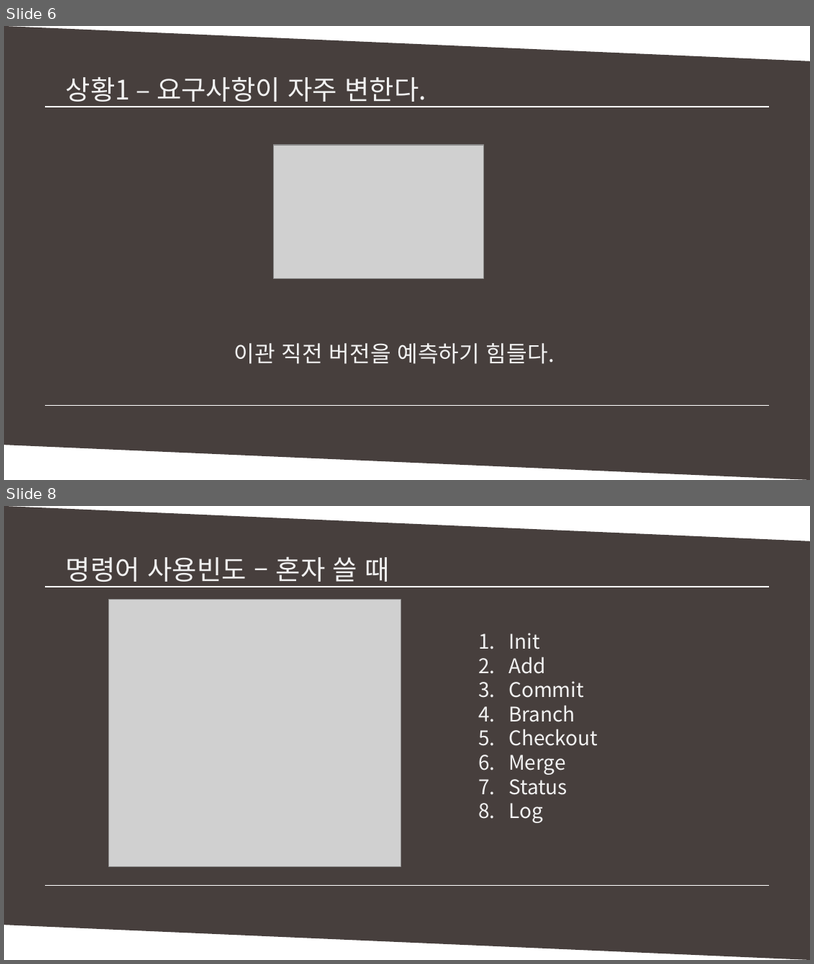
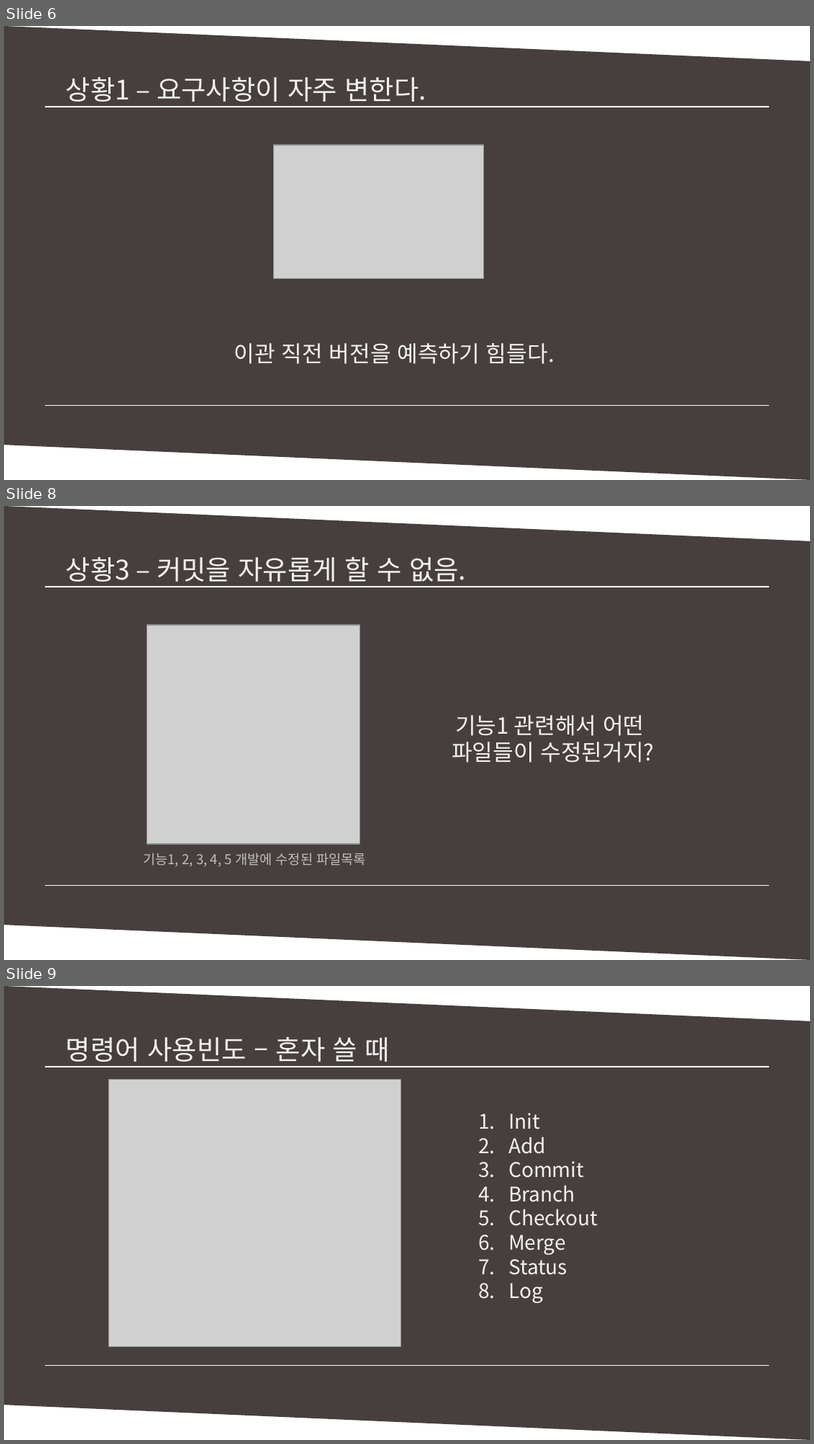
Before and after one commit to MinSikMoon/pptgit, a slide deck: git발표.pptx. Shown one above the other, each under a label of ours: slides 6 and 8 before the commit, slides 6, 8 and 9 after it; the slides between them are not shown. The pictures are 814x964 and 814x1444 pixels, drawn with LibreOffice and Linux fonts; fonts in the diff are those of the drawing; grey boxes stand for pictures. Boxes give left, top, right and bottom in pixels: in the first picture for what was removed or moved away, otherwise in the second. Text is boxed around its words. In the diff, an @@ line names an element or a change of style, - is before the commit and + after.

Commit message:
상황2 완성

```diff
--- a/git발표.pptx
+++ b/git발표.pptx
@@ slide 8 added at (4, 506, 810, 960), background #FFFFFF @@
@@ parallelogram added at (4, 506, 810, 959), fill #473F3D @@
@@ text added at (66, 557, 466, 587), 24 pt, text #F2F2F2 @@
+상황3 – 커밋을 자유롭게 할 수 없음.
@@ line added from (45, 587) to (769, 587), #FFFFFF 1 pt @@
@@ line added from (52, 587) to (769, 587), #FFFFFF 1 pt @@
@@ picture added at (147, 625, 360, 844) @@
@@ text added at (452, 715, 654, 762), 20 pt, text #F2F2F2 @@
+기능1 관련해서 어떤
+파일들이 수정된거지?
@@ text added at (143, 852, 366, 866), 12 pt, text #BFBFBF @@
+기능1, 2, 3, 4, 5 개발에 수정된 파일목록
@@ line added from (45, 885) to (763, 885), #FFFFFF 1 pt @@
@@ line added from (45, 885) to (769, 885), #FFFFFF 1 pt @@
@@ what was slide 8 is now slide 9 @@
```
Also in this commit, not shown: 2 slides changed.
